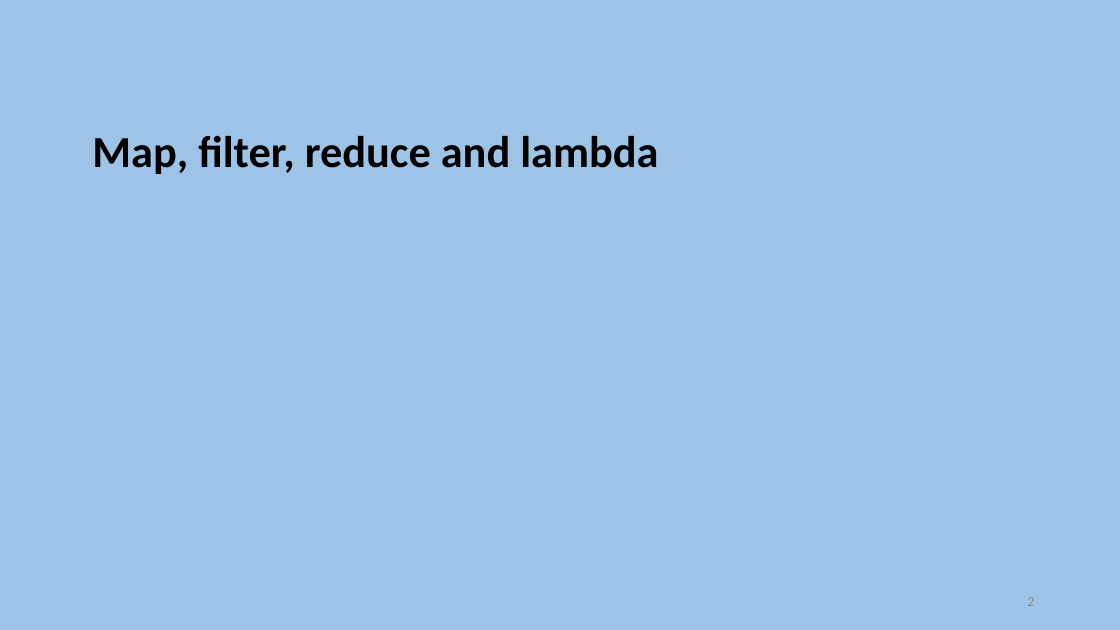
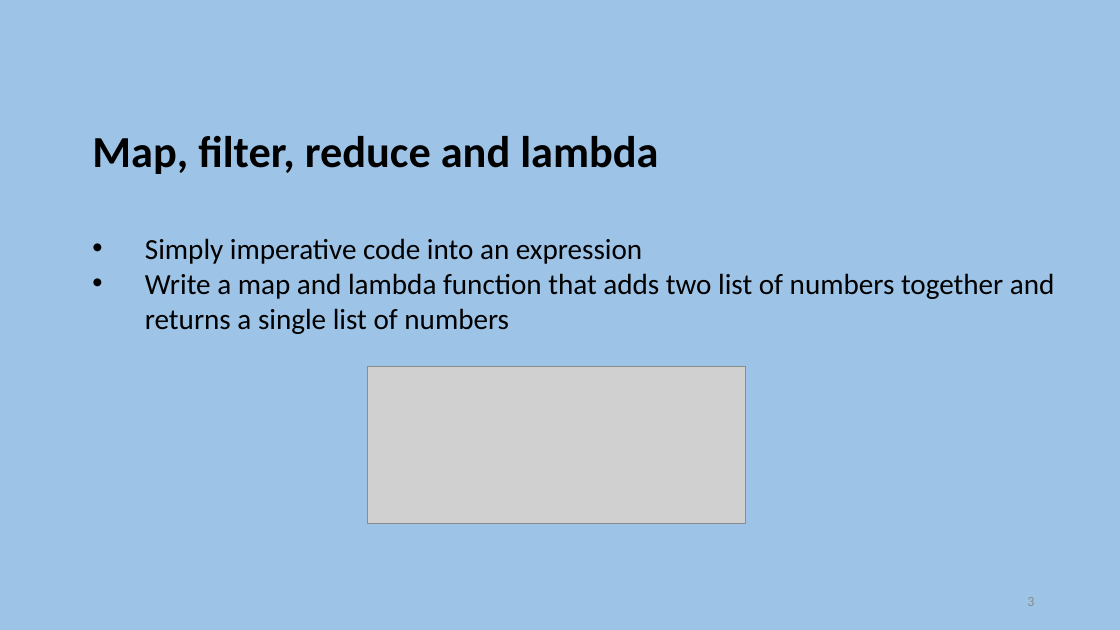
Before and after one commit to szetko/course-materials, a slide deck: slide 3 of OOSD/Exam Preparation/Exam Preparation.pptx (slide 2 before the commit). Drawn at 1120x630 pixels with LibreOffice and Linux fonts; fonts in the diff are those of the drawing; grey boxes stand for pictures. Boxes give left, top, right and bottom in pixels: in the first picture for what was removed or moved away, otherwise in the second. Text is boxed around its words. In the diff, an @@ line names an element or a change of style, - is before the commit and + after.

```diff
--- a/OOSD/Exam Preparation/Exam Preparation.pptx
+++ b/OOSD/Exam Preparation/Exam Preparation.pptx
@@ text added at (x1=92, y1=136, x2=1055, y2=334), 25 pt, text #000000 @@
+Map, filter, reduce and lambda
+    • Simply imperative code into an expression
+    • Write a map and lambda function that adds two list of numbers together and returns a single list of numbers
@@ picture added at (x1=368, y1=367, x2=746, y2=523) @@
```
Also in this commit, not shown: 5 other slides changed, 2 slides added, 1 slide removed, 4 other files.
